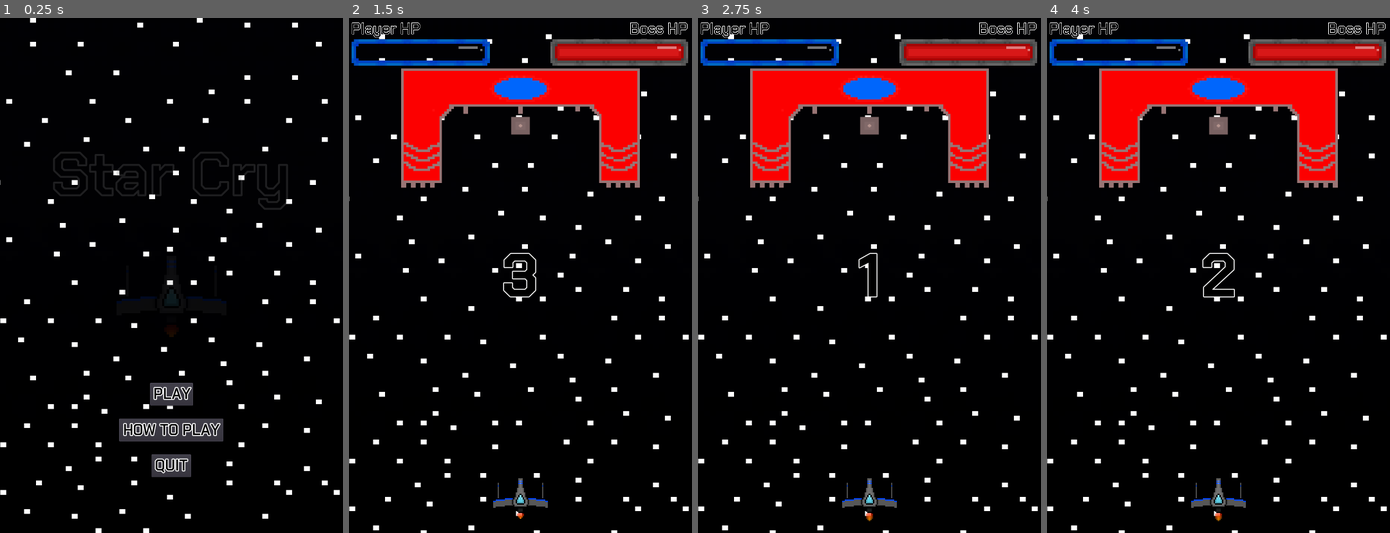
Above: before the commit, frames 1-4 (left to right).
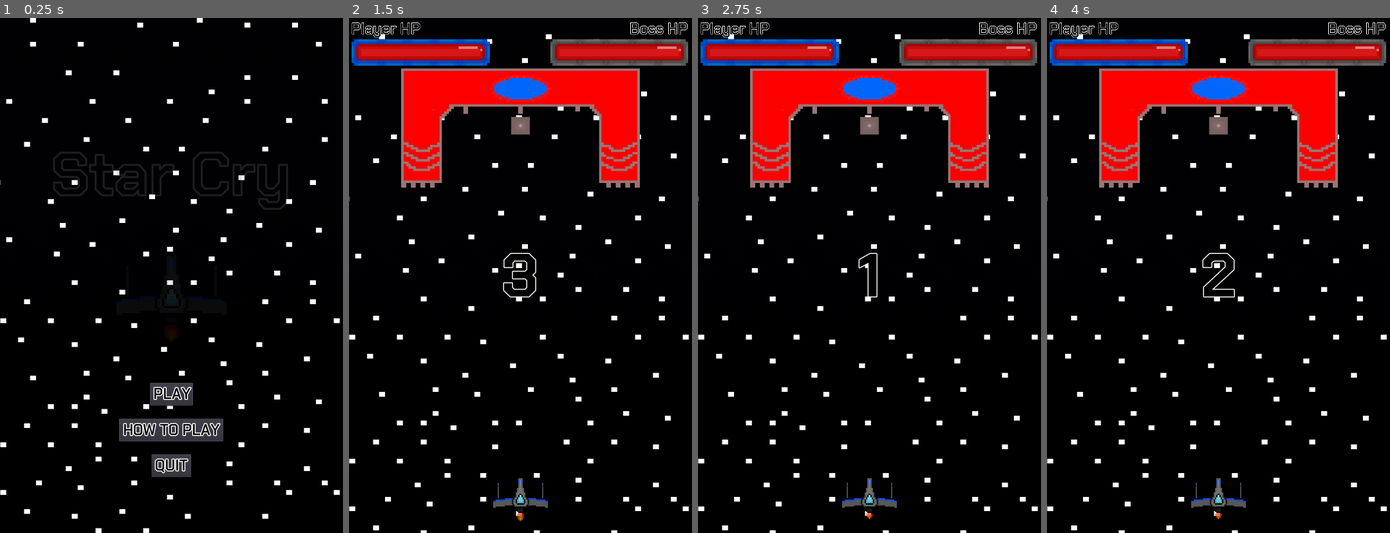
Above: after the commit, the same moments.

Repository: Cecilist/Final-BossFightBulletShooter
Game: Godot game, scene res://src/Menu/MainMenu.tscn
The game is run twice, just before and just after one commit, with the same random seed, the same clock (stepped at 60 frames per second) and the same inputs.
Inputs:
- Up to frame 1 (0.25 s): no input
- Up to frame 2 (1.5 s): click "PLAY" at 0.5 s; tap Enter (play_game) at 1.25, 1.35 s; hold D (move_right) from 1.28 s (still down)
- Up to frame 3 (2.75 s): tap Space (shoot) at 2, 2.1 s; release D (move_right) at 2.03 s; hold S (move_down) from 2.03 s (still down)
- Up to frame 4 (4 s): release S (move_down) at 2.78 s; hold D (move_right) 2.78-3.53 s; tap Tab (to_next_screen) at 2.85 s; tap Enter (play_game) at 3.5, 3.6 s; hold W (move_up) from 3.53 s (still down)

The runs differ from the first frame. In frame 2, 1.2% of the frame differs, in the area x 2-52%, y 5-98%; in frame 3, 1.2%; in frame 4, 1.2%.

Commit message:
Fix health bars

Diff:
--- a/project/src/Boss/Boss.gd
+++ b/project/src/Boss/Boss.gd
@@ -24,6 +24,11 @@
 	# Shoots the bullets if the game isn't paused
 	if boss_paused == false and _boss_can_shoot == true:
 		_fire_bullet();
+
+	# Calculates how much health the boss has as a percent
+	#  to display it as part of the HUD
+	boss_health_percent = _remaining_boss_health / boss_health
+	boss_health_percent = clamp(boss_health_percent, 0, 100)
 
 
 # Creates instances of the bullets to fire at the player
@@ -64,8 +69,7 @@
 func _on_Area2D_area_entered(area):
 	if area.is_in_group("Player"):
 		area.queue_free()
-		boss_health -= 10
-		print(boss_health)
+		_remaining_boss_health -= 10
 
 
 # Allows the boss to shoot again
--- a/project/src/Level/Level.gd
+++ b/project/src/Level/Level.gd
@@ -47,17 +47,15 @@
 		_show_unpause_timer()
 
 	# Displays the player's health
-	#This line isn't working yet, and the scaling needs to be done in a way that the health bar stays alligned to the left
-#	if not $Player.player_health == _previous_player_health:
-	$Overlay/HUD/PlayerHealthBar/PlayerHealth.scale.x *= $Player.player_health_percent
-#	if $Player.player_health == 0:
-#		_show_game_over()
-#	_previous_player_health = $Player.player_health
+	$Overlay/HUD/PlayerHealthBar/PlayerHealth.scale.x = $Player.player_health_percent
+	if $Player.player_health == 0:
+		show_game_over()
+
 
 	# Displays the boss's remaining health
-#	$Overlay/HUD/BossHealthBar/BossHealth.scale.x *= $Boss.boss_health_percent
-	#if $Boss.boss_health == 0:
-#		_show_won_game()
+	$Overlay/HUD/BossHealthBar/BossHealth.scale.x = $Boss.boss_health_percent
+	if $Boss.boss_health == 0:
+		show_won_game()
 
 
 # Pauses the game and brings up the pause menu
--- a/project/src/Menu/MainMenu.tscn
+++ b/project/src/Menu/MainMenu.tscn
@@ -91,6 +91,7 @@
 scale = Vector2( 0.5, 0.5 )
 frames = SubResource( 2 )
 animation = "flying"
+frame = 1
 playing = true
 
 [node name="PlayButton" type="Button" parent="."]
--- a/project/src/Player/Player.tscn
+++ b/project/src/Player/Player.tscn
@@ -18,14 +18,14 @@
 
 [sub_resource type="SpriteFrames" id=2]
 animations = [ {
+"frames": [ ExtResource( 5 ), ExtResource( 1 ) ],
+"loop": true,
+"name": "damaged",
+"speed": 5.0
+}, {
 "frames": [ ExtResource( 1 ) ],
 "loop": true,
 "name": "flying",
-"speed": 5.0
-}, {
-"frames": [ ExtResource( 5 ), ExtResource( 1 ) ],
-"loop": true,
-"name": "damaged",
 "speed": 5.0
 } ]
 
@@ -42,7 +42,6 @@
 [node name="ExhaustSprite" type="AnimatedSprite" parent="."]
 frames = SubResource( 1 )
 animation = "flying"
-frame = 3
 playing = true
 
 [node name="ShipSprite" type="AnimatedSprite" parent="."]
